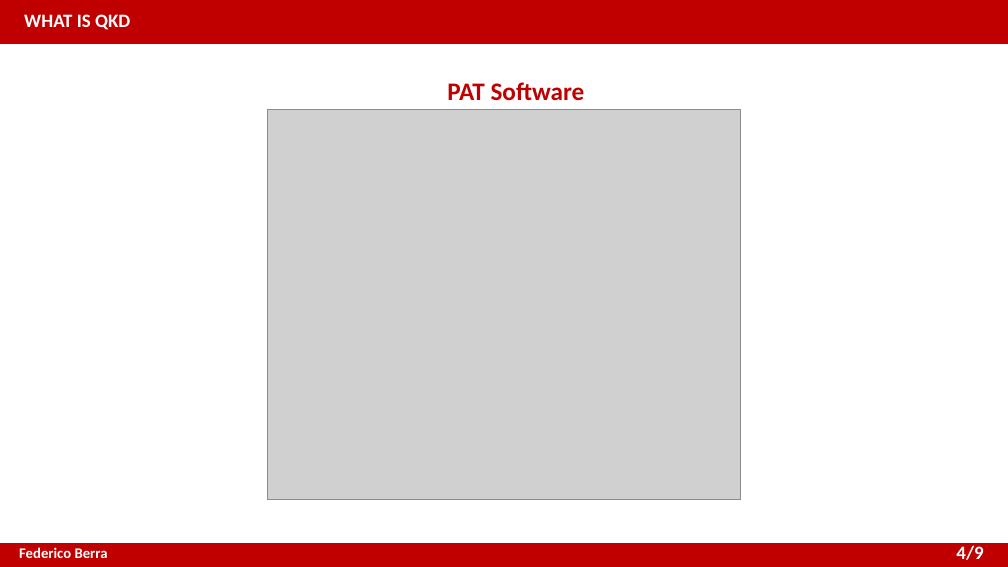
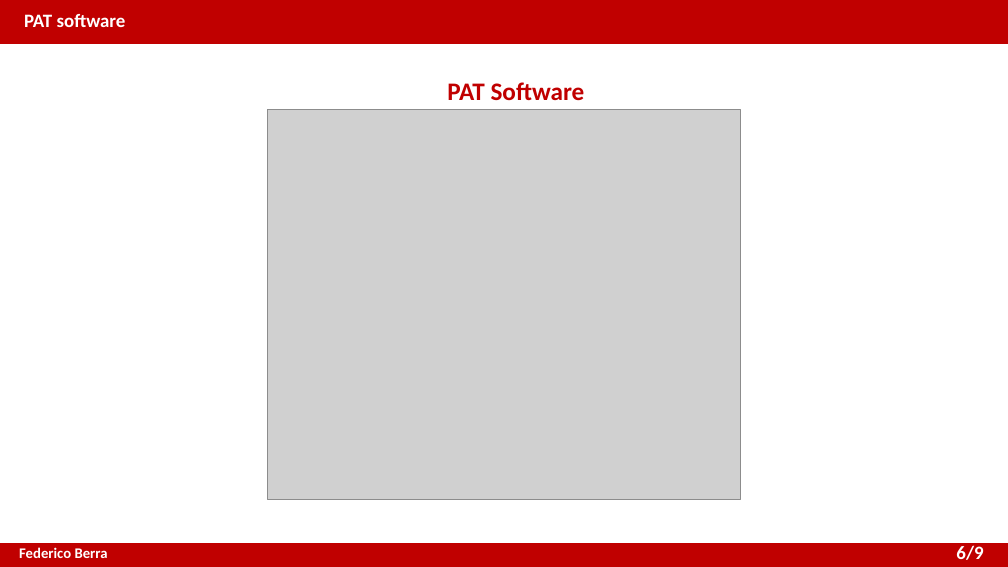
Before and after one commit to XaBerr/tesi-magistrale, a slide deck: slide 8 of presentazione_EN.pptx (slide 5 before the commit). Drawn at 1008x567 pixels with LibreOffice and Linux fonts; fonts in the diff are those of the drawing; grey boxes stand for pictures. Boxes give left, top, right and bottom in pixels: in the first picture for what was removed or moved away, otherwise in the second. Text is boxed around its words. In the diff, an @@ line names an element or a change of style, - is before the commit and + after.

```diff
--- a/presentazione_EN.pptx
+++ b/presentazione_EN.pptx
@@ text at (24,14,126,27): text changed @@
-WHAT IS QKD
+PAT software
@@ text at (956,545,983,560): text changed @@
-4/9
+6/9
```
Also in this commit, not shown: 5 other slides changed, 4 slides added, 4 slides removed, 2 other files.
